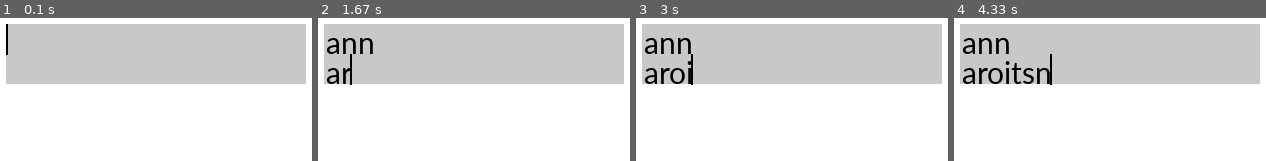
Above: before the commit, frames 1-4 (left to right).
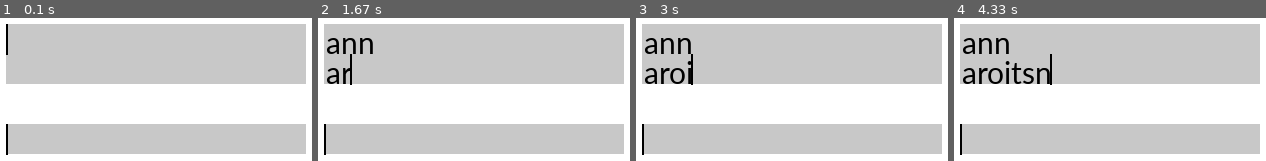
Above: after the commit, the same moments.

Repository: TheBigKahuna353/PygameUI
Game: pygame game, started from Example_TextBox.py
The game is run twice, just before and just after one commit, with the same random seed, the same clock (stepped at 60 frames per second) and the same inputs.
Inputs:
- Up to frame 1 (0.1 s): no input
- Up to frame 2 (1.67 s): type "ann" at 0.33 s; tap Enter at 0.67, 1.02, 1.57 s; type "a" at 0.88 s; type "r" at 1.43 s
- Up to frame 3 (3 s): type "o" at 1.98 s; tap Enter at 2.12, 2.67 s; type "i" at 2.53 s
- Up to frame 4 (4.33 s): type "t" at 3.08 s; tap Enter at 3.22, 3.77, 4.32 s; type "s" at 3.63 s; type "n" at 4.18 s

The runs differ from the first frame. In frame 1, 20% of the frame differs, in the area x 1-99%, y 74-96%; in frame 2, 20%; in frame 3, 20%; in frame 4, 20%.

Commit message:
textbox wrapper

Diff:
--- a/Example.py
+++ b/Example.py
@@ -16,21 +16,25 @@
     y = 100,
     w = 300,
     h = 30,
-    background=(200,200,200),
-    lines = 2,
-    cursor = True
+    param_options={
+        'background':(200,200,200),
+        'lines' : 2,
+        'cursor' : True
+    }
 )
 button1 = UI.Button(
     x = 100,
     y = 300,
     w = 10,
     h = 5,
-    calculateSize = True,
-    outline = UI.Outline(),
-    background = (200,200,200),
-    action = button_clicked,
-    dont_generate = True,
-    curve_amount=0.5
+    param_options={
+        'calculateSize' : True,
+        'outline' : UI.Outline(),
+        'background' : (200,200,200),
+        'action' : button_clicked,
+        'dont_generate' : True,
+        'curve_amount':0.5
+    }
 )
 
 #becuase we want to calculate the size of button1 without text or an image, we can use 'dont_generate = True'
@@ -45,11 +49,13 @@
     y = 300,
     w = 120,
     h = 35,
-    curve_amount=0.3,
-    text = "Button2",
-    background = (200,200,200),
-    hover_background_color = (240,240,240),
-    outline=UI.Outline("half",outline_color=(200,200,200))
+    param_options={
+        'curve_amount':0.3,
+        'text' : "Button2",
+        'background' : (200,200,200),
+        'hover_background_color' : (240,240,240),
+        'outline':UI.Outline("half",outline_color=(200,200,200))
+    }
 )
 
 
@@ -62,16 +68,19 @@
 button_img = UI.Button(
     x = 100,
     y = 100,
-    image = img,
-    enlarge = True,
-    text = ""
+    param_options={
+        'image' : img,
+        'enlarge' : True,
+    }
 )
 button_img2 = UI.Button(
     x = 350,
     y = 350,
-    image = img,
-    hover_image=hover_img,
-    text = "Button4"
+    param_options={
+        'image' : img,
+        'hover_image':hover_img,
+        'text' : "Button4"
+    }
 )
 
 
@@ -79,8 +88,10 @@
     300,
     180,
     30,
-    outline=UI.Outline(),
-    background=(200,200,200)
+    {
+        'outline':UI.Outline(),
+       ' background':(200,200,200)
+    }
 )
 
 
--- a/Example_TextBox.py
+++ b/Example_TextBox.py
@@ -45,7 +45,7 @@
 
     #draw and update our buttons and textbox
     InputBox.update()
-
+    InputBox2.update()
 
 
 
--- a/UI.py
+++ b/UI.py
@@ -306,7 +306,8 @@
         self.font = pygame.font.Font(pygame.font.match_font(options['font']),
                                      options['font_size'])
         self.text_colour = options['text_colour']
-        self.text = [list(options['text'])]
+        self.text = [list(options['text'].split('\n'))]
+        self.wrapper()
         self.char_length = [self._get_text_width(x) for x in self.text]
         self.background = options['background']
         self.surface= options['surface'] if options['surface'] else pygame.display.get_surface()
@@ -355,7 +356,6 @@
             elif self.current_line < self.lines - 1:
                 self.current_line += 1
                 self.text.append([""])
-                self.char_length.append([0])
                 self.current_col = 0
         #if key is a charachter, put on screen
         elif e.unicode != "":
@@ -364,6 +364,9 @@
                     del self.text[self.current_line][-1]
             self.text[self.current_line] = self.text[self.current_line][:self.current_col] + [e.unicode] + self.text[self.current_line][self.current_col:]
             self.current_col += 1
+            #wrapper
+            if self._get_text_width(self.text[self.current_line]) > self.w:
+                self.wrapper(True)
         #if the down arrow is pressed
         elif e.key == 274:
             self.current_line += 1 if self.current_line < len(self.text)-1 else 0
@@ -378,6 +381,22 @@
         #if the left arrow is pressed
         elif e.key == 276:
             self.current_col -= 1 if 0 < self.current_col else 0
+
+    def wrapper(self, change_cur = False):
+        for cur_line, line in enumerate(self.text):
+            for i in range(len(line)):
+                length = self._get_text_width(line[:i])
+                if length > self.w:
+                    indexs = [i for i, e in enumerate(self.text[cur_line]) if e == " "]
+                    if cur_line < self.lines - 1:
+                        if change_cur:
+                            self.current_line += 1
+                            self.current_col = len(self.text[cur_line]) - indexs[-1]
+                        if cur_line < len(self.text):
+                            self.text.append(self.text[cur_line][indexs[-1]+1:])
+                        else:
+                            self.text[cur_line + 1] = self.text[cur_line][indexs[-1]+1:] + self.text[cur_line]
+                        self.text[cur_line] = self.text[cur_line][:indexs[-1]]
 
     #draw the textbox
     def _draw(self):
